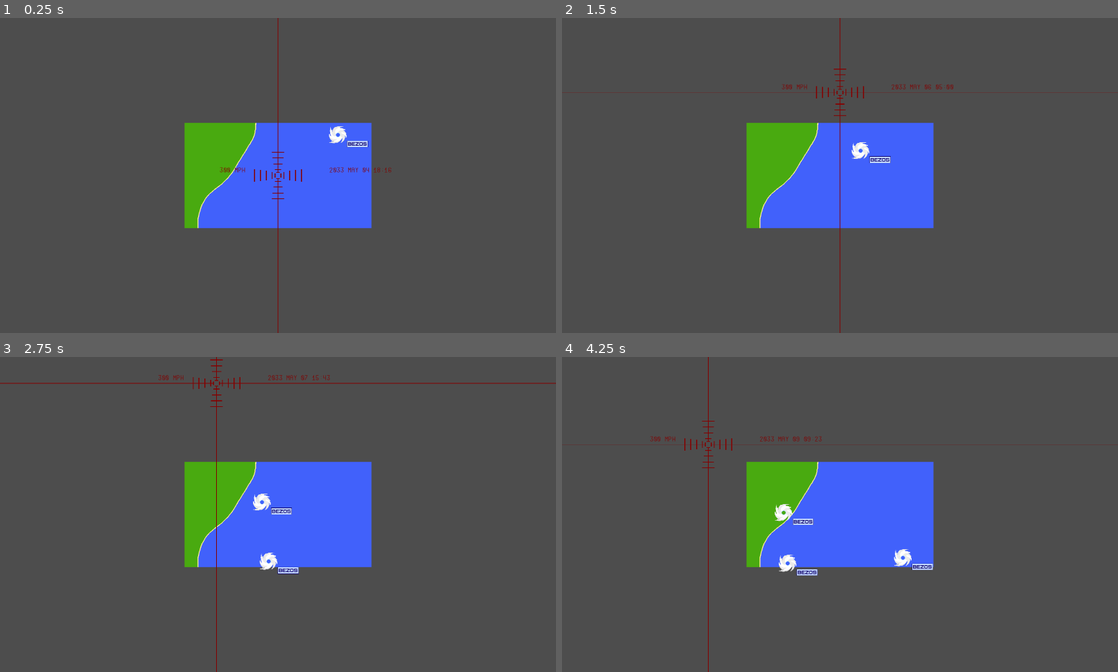
Above: before the commit, frames 1-4 (two rows, left to right).
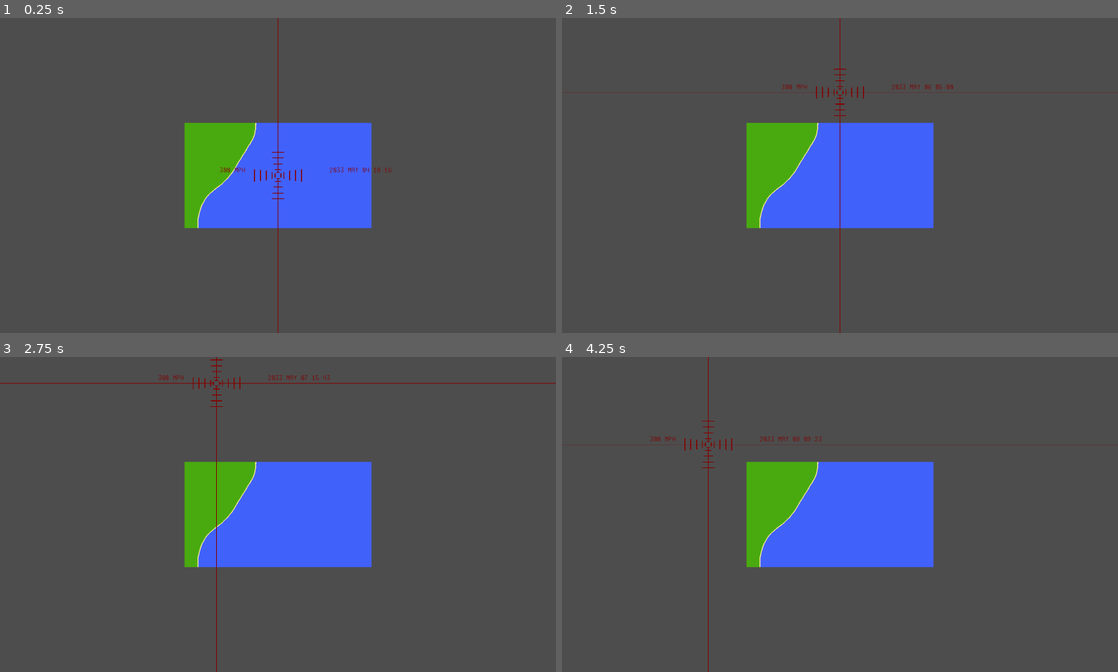
Above: after the commit, the same moments.

Repository: nschrag/BigHurricaneHunter
Game: Godot game, scene res://Map01.tscn
Same seed, same stepped clock (60 frames per second), same inputs: the game is played once before the commit and once after it. This scene is started directly instead of the project's main scene.
Inputs:
- Up to frame 1 (0.25 s): no input
- Up to frame 2 (1.5 s): hold Up (ui_up) from 0.53 s (still down)
- Up to frame 3 (2.75 s): release Up (ui_up) at 2.03 s; hold Left (ui_left) from 2.03 s (still down)
- Up to frame 4 (4.25 s): release Left (ui_left) at 3.53 s; hold Down (ui_down) from 3.53 s (still down)

The runs differ from the first frame. In frame 1, 0.2% of the frame differs, in the area x 59-67%, y 34-41%; in frame 2, 0.2%; in frame 3, 0.4%; in frame 4, 0.6%, in the area x 38-67%, y 46-70%.
Error after the commit: Attempt to call function 'get_rect' in base 'null instance' on a null instance. (res://Hurricane.gd:17)

Commit message:
Started refactoring to handle game states title/play/results

Diff:
--- a/Game.gd
+++ b/Game.gd
@@ -1,15 +1,32 @@
-extends Sprite2D
+extends Node2D
+
+enum State { TITLE, PLAY, RESULTS }
+var game_state = State.PLAY
+
+@onready var reticule: Reticule
 
 @export var hurricane: PackedScene
 @export var spawn_rate: float = 2
 var next_spawn_time = 0
 
 func _process(delta: float) -> void:
+	match game_state:
+		State.TITLE:
+			pass
+		State.PLAY:
+			process_play(delta)
+		State.RESULTS:
+			pass
+
+func begin_state_title() -> void:
+	pass
+
+func process_play(delta: float) -> void:
 	if Time.get_ticks_msec() > next_spawn_time:
 		next_spawn_time = Time.get_ticks_msec() + spawn_rate * 1000
 
 		var h: Hurricane = hurricane.instantiate()
-		h.configure(self)
+		h.configure($Map01)
 
 func _unhandled_input(event: InputEvent) -> void:
 	if event.is_action_pressed("ui_cancel"):
--- a/Map02.tscn
+++ b/Map02.tscn
@@ -59,7 +59,7 @@
 [node name="Node2D" type="Node2D" parent="."]
 visible = false
 position = Vector2(272, -195)
-rotation = 253272.0
+rotation = 301315.0
 script = ExtResource("5_s8noj")
 active = true
 rate = 1.0
--- a/Reticule.gd
+++ b/Reticule.gd
@@ -1,4 +1,6 @@
 extends Node2D
+
+class_name Reticule
 
 @export var speed = 300
 
@@ -36,19 +38,22 @@
 func _process(delta: float) -> void:
 	var input_vector = Input.get_vector("ui_left", "ui_right", "ui_up", "ui_down")
 
-	center.position += input_vector * get_speed() * delta
+	set_reticule_position(center.position + input_vector * get_speed() * delta)
+
+	if Input.is_action_pressed("fire"):
+		charge += charge_rate * delta
+		if charge * max_charge_level > charge_level + 1:
+			charge_level = charge * max_charge_level
+			charge_level_changed.emit(charge_level)
+
+func set_reticule_position(p: Vector2) -> void:
+	center.position = p
 	horizontal.position = Vector2(0, center.position.y)
 	horizontal_left.points[0].x = center.position.x - 10
 	horizontal_right.points[0].x = center.position.x + 10
 	vertical.position = Vector2(center.position.x, 0)
 	vertical_up.points[0].y = center.position.y - 10
 	vertical_down.points[0].y = center.position.y + 10
-
-	if Input.is_action_pressed("fire"):
-		charge += charge_rate * delta
-		if charge * max_charge_level > charge_level + 1:
-			charge_level = charge * max_charge_level
-			charge_level_changed.emit(charge_level)
 
 func _unhandled_input(event: InputEvent) -> void:
 	if event.is_action_released("fire"):
Not shown: 1 places in Map02.tscn that only renumber resources
